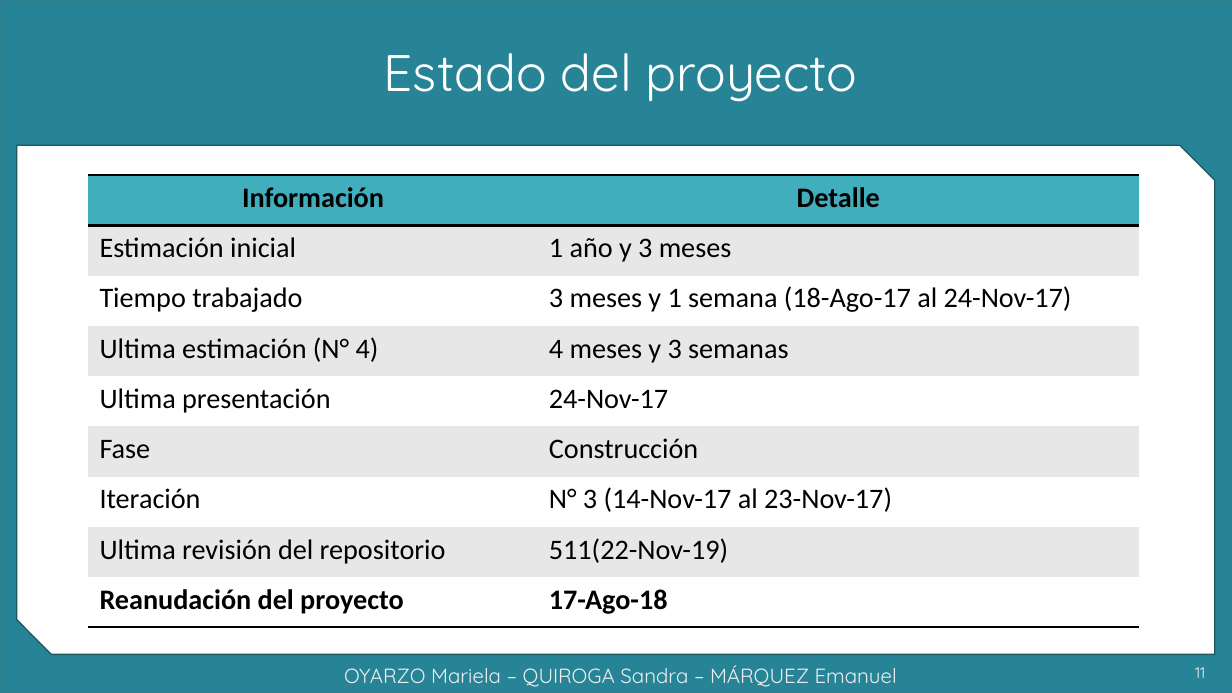
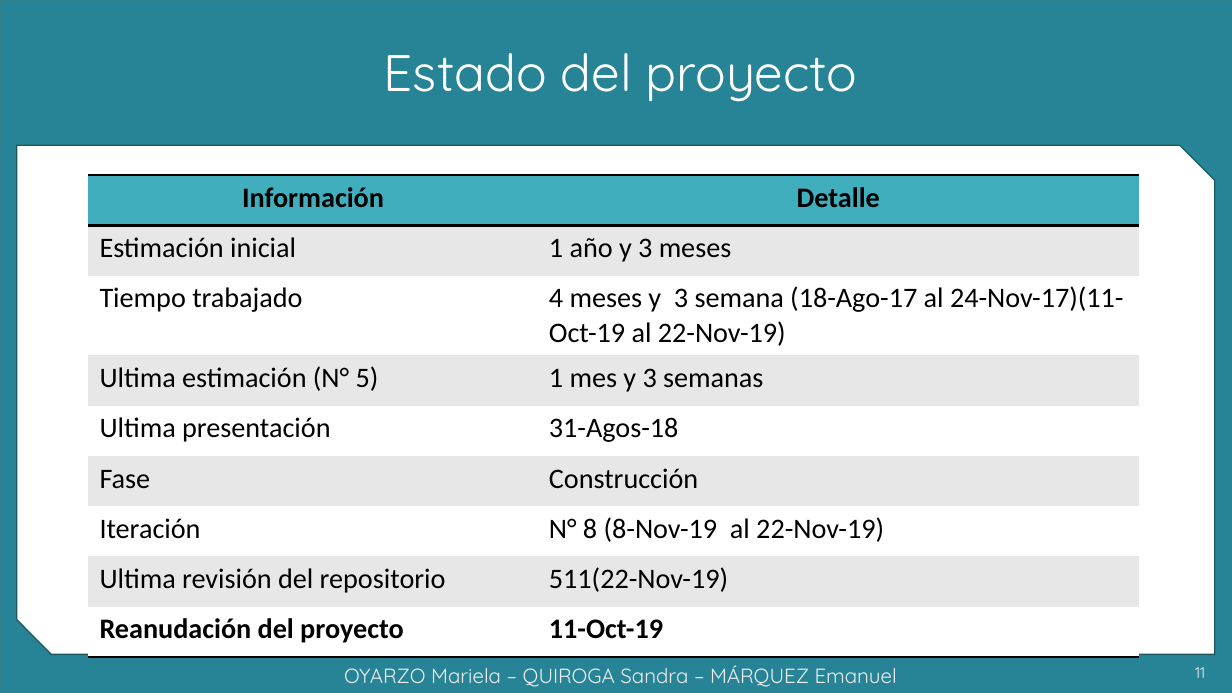
Before and after one commit to grupoyenu/yenu, a slide deck: slide 11 of 08. Presentaciones/Presentación 10 - 21.11.19.pptx. Drawn at 1232x693 pixels with LibreOffice and Linux fonts; fonts in the diff are those of the drawing; background and template pictures are left out. Boxes give left, top, right and bottom in pixels: in the first picture for what was removed or moved away, otherwise in the second. Text is boxed around its words. In the diff, an @@ line names an element or a change of style, - is before the commit and + after.

```diff
--- a/08. Presentaciones/Presentación 10 - 21.11.19.pptx
+++ b/08. Presentaciones/Presentación 10 - 21.11.19.pptx
@@ table at (x1=89, y1=176, x2=1140, y2=657) @@
-row 3, column 2: 3 meses y 1 semana (18-Ago-17 al 24-Nov-17)
+row 3, column 2: 4 meses y 3 semana (18-Ago-17 al 24-Nov-17)(11-Oct-19 al 22-Nov-19)
-row 4, column 1: Ultima estimación (N° 4)
+row 4, column 1: Ultima estimación (N° 5)
-row 4, column 2: 4 meses y 3 semanas
+row 4, column 2: 1 mes y 3 semanas
-row 5, column 2: 24-Nov-17
+row 5, column 2: 31-Agos-18
-row 7, column 2: N° 3 (14-Nov-17 al 23-Nov-17)
+row 7, column 2: N° 8 (8-Nov-19 al 22-Nov-19)
-row 9, column 2: 17-Ago-18
+row 9, column 2: 11-Oct-19
```
Also in this commit, not shown: 5 other slides changed, 4 slides removed.
